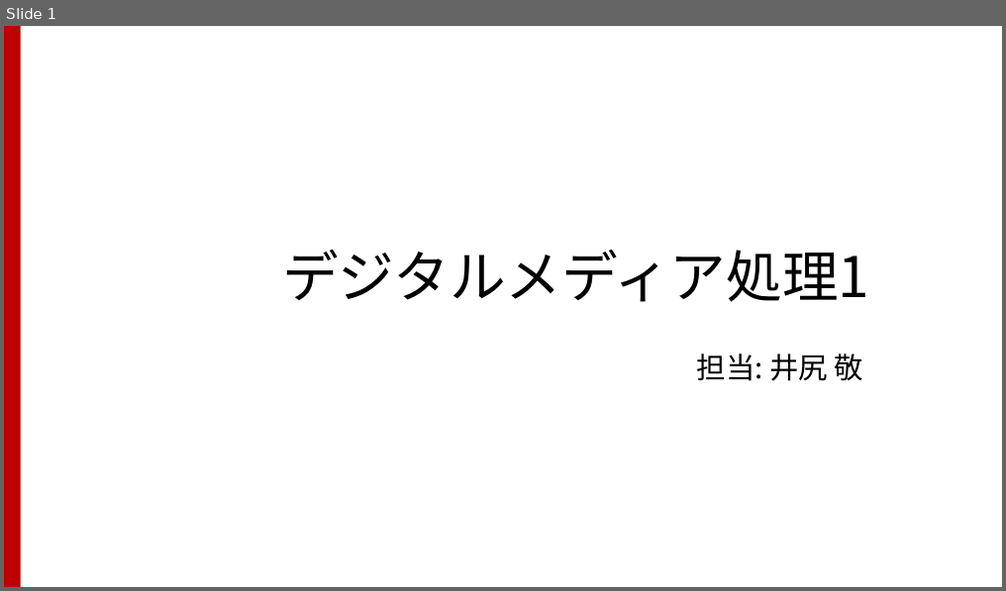
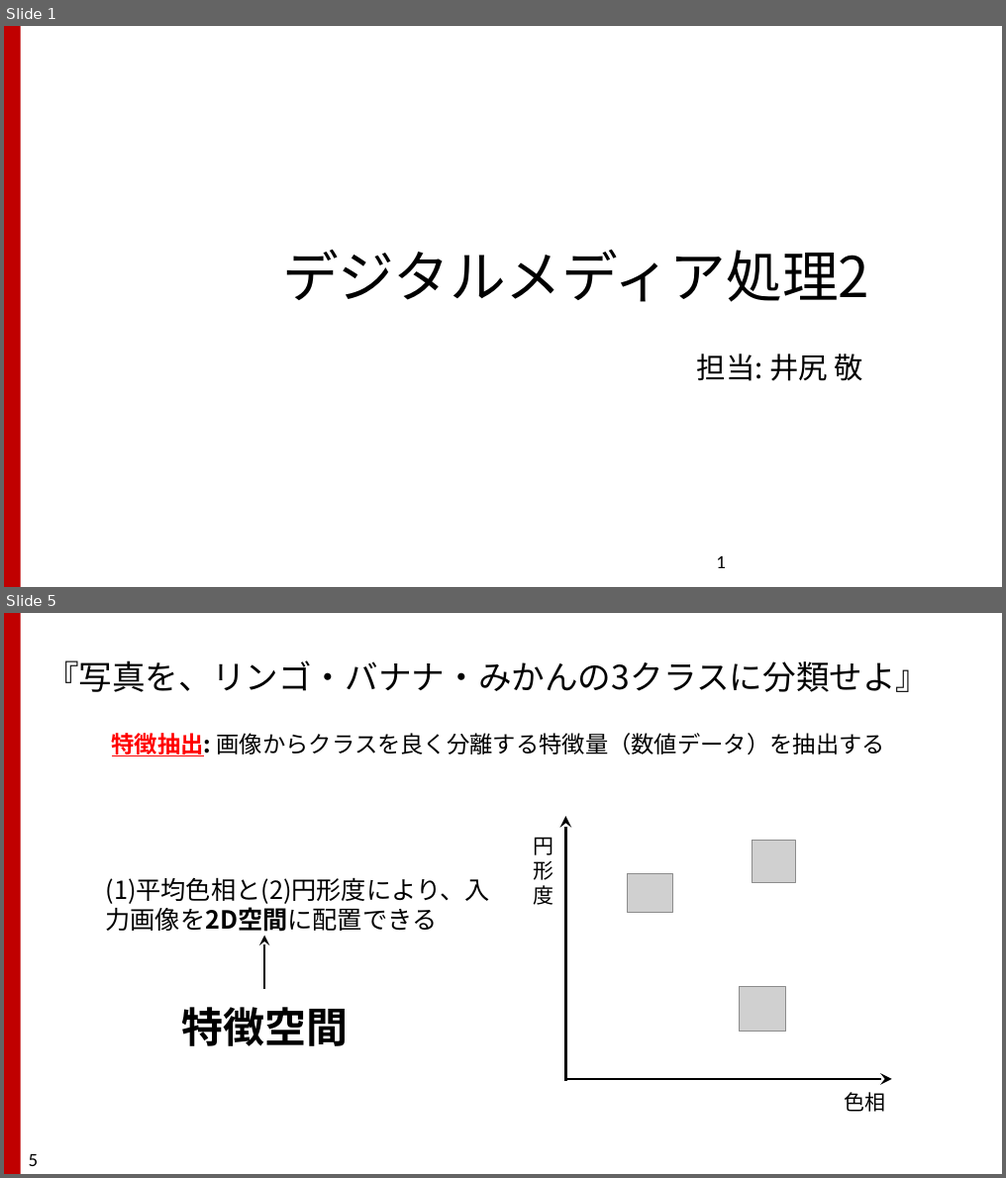
Before and after one commit to TakashiIjiri/TakashiIjiri.github.io, a slide deck: classes/dm2018_2/dm2_7.pptx. Shown one above the other, each under a label of ours: slide 1 before the commit, slides 1 and 5 after it; the slides between them are not shown. The pictures are 1006x591 and 1006x1178 pixels, drawn with LibreOffice and Linux fonts; fonts in the diff are those of the drawing; grey boxes stand for pictures. Boxes give left, top, right and bottom in pixels: in the first picture for what was removed or moved away, otherwise in the second. Text is boxed around its words. In the diff, an @@ line names an element or a change of style, - is before the commit and + after.

```diff
--- a/classes/dm2018_2/dm2_7.pptx
+++ b/classes/dm2018_2/dm2_7.pptx
@@ slide 5 added at box(4, 613, 1002, 1174), background #FFFFFF; not listed: 1 template element that a slide beside it also shows @@
@@ text added at box(46, 661, 929, 692), 32 pt, text #000000 @@
+『写真を、リンゴ・バナナ・みかんの3クラスに分類せよ』
@@ text added at box(112, 733, 885, 757), 22.2 pt, text #000000 @@
+特徴抽出: 画像からクラスを良く分離する特徴量（数値データ）を抽出する
@@ arrow added from (566, 1081) to (566, 816), #000000 2.25 pt @@
@@ text added at box(534, 837, 554, 905), 20 pt, text #000000 @@
+円
+形
+度
@@ picture added at box(751, 841, 795, 883) @@
@@ text added at box(106, 877, 490, 932), 24 pt, text #000000 @@
+(1)平均色相と(2)円形度により、入力画像を2D空間に配置できる
@@ picture added at box(628, 873, 672, 912) @@
@@ arrow added from (264, 989) to (264, 936), #000000 1.5 pt @@
@@ picture added at box(740, 987, 785, 1032) @@
@@ text added at box(181, 1007, 348, 1047), 40 pt, text #000000, bold @@
+特徴空間
@@ arrow added from (566, 1079) to (892, 1079), #000000 2.25 pt @@
@@ text added at box(844, 1092, 885, 1112), 20 pt, text #000000 @@
+色相
@@ page number added at box(29, 1155, 39, 1166), 18 pt, text #000000 @@
+5
@@ slide 1 changed as well @@
@@ title at box(282, 250, 869, 302): text changed @@
-デジタルメディア処理1
+デジタルメディア処理2
@@ page number added at box(716, 557, 726, 569), 18 pt, text #000000 @@
+1
```
Also in this commit, not shown: 46 other slides added, 26 slides removed, 14 other files.
